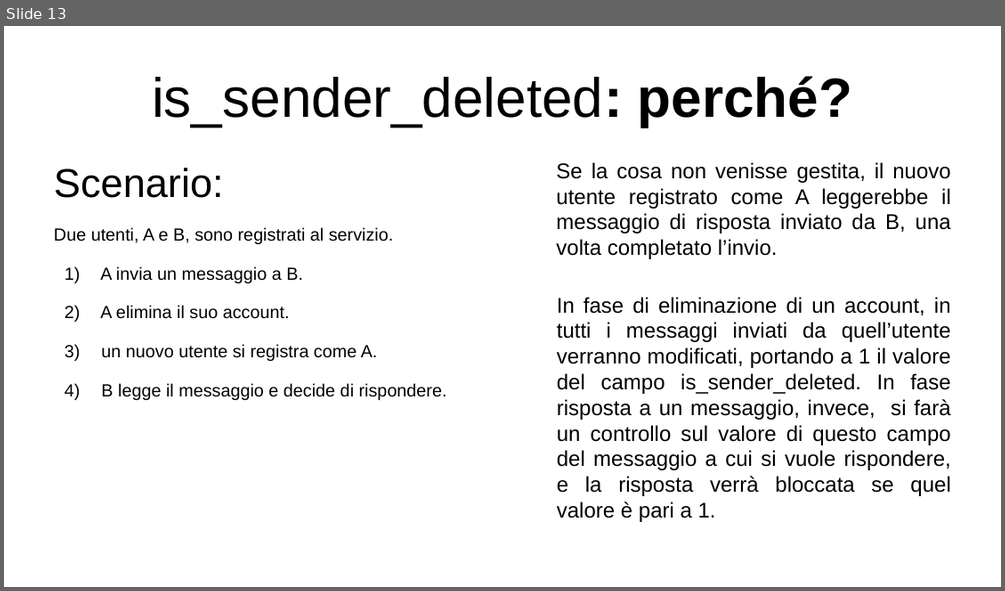
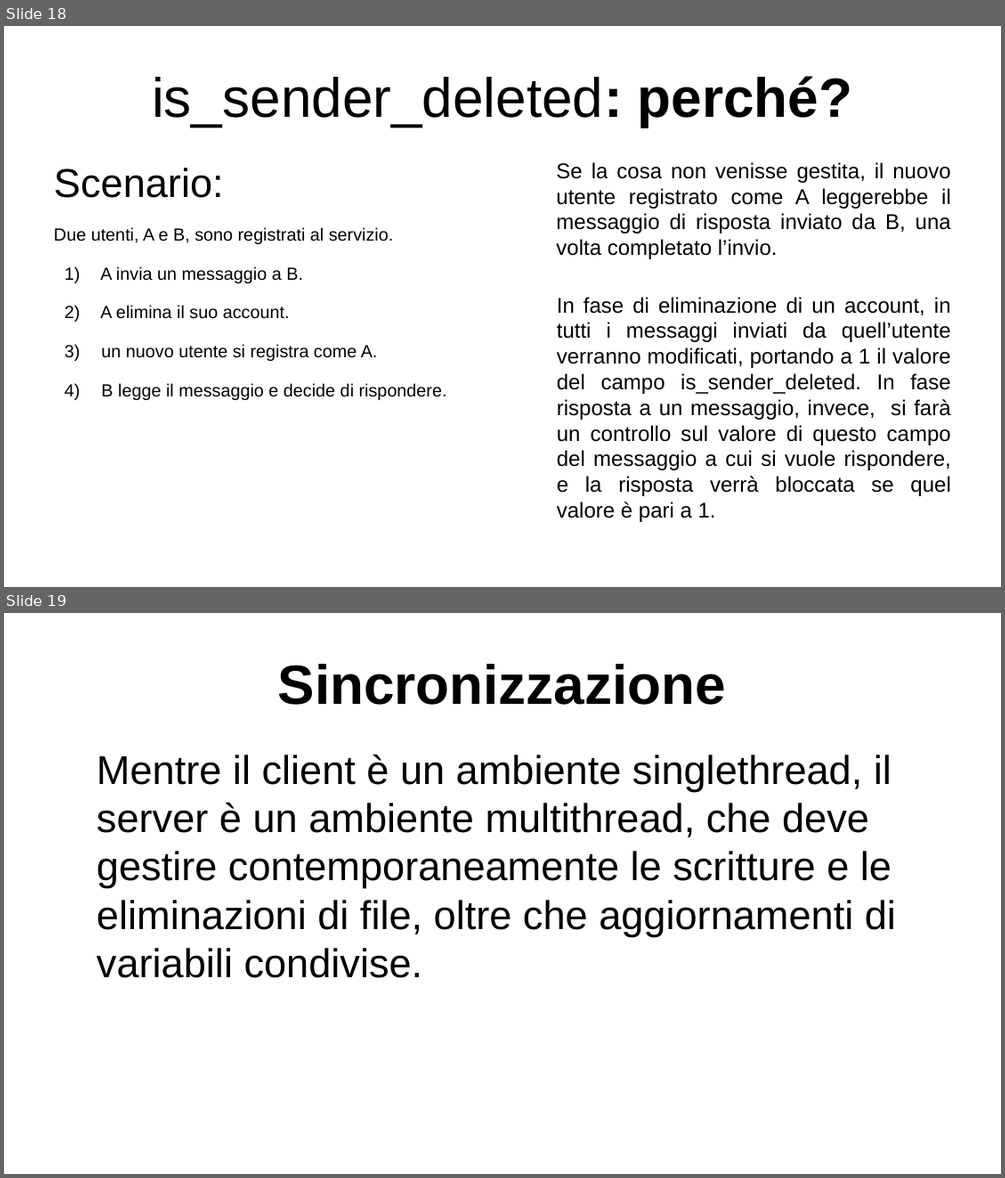
Before and after one commit to lucaMastro/progetto_SO, a slide deck: presentazione_progetto_SO.odp. Shown one above the other, each under a label of ours: slide 13 before the commit, slides 18 and 19 after it. The pictures are 1005x591 and 1005x1178 pixels, drawn with LibreOffice and Linux fonts; fonts in the diff are those of the drawing. Boxes give left, top, right and bottom in pixels: in the first picture for what was removed or moved away, otherwise in the second. Text is boxed around its words. In the diff, an @@ line names an element or a change of style, - is before the commit and + after.

```diff
--- a/presentazione_progetto_SO.odp
+++ b/presentazione_progetto_SO.odp
@@ slide 19 added at bbox=[4, 613, 1001, 1174], background #FFFFFF @@
@@ title added at bbox=[278, 664, 726, 705], 44 pt, text #000000, bold @@
+Sincronizzazione
@@ text added at bbox=[97, 754, 896, 978], 32 pt, text #000000 @@
+Mentre il client è un ambiente singlethread, il server è un ambiente multithread, che deve gestire contemporaneamente le scritture e le eliminazioni di file, oltre che aggiornamenti di variabili condivise.
@@ what was slide 13 is now slide 18 @@
```
Also in this commit, not shown: 4 slides changed, 7 other slides added, 1 slide removed, 5 other files.
